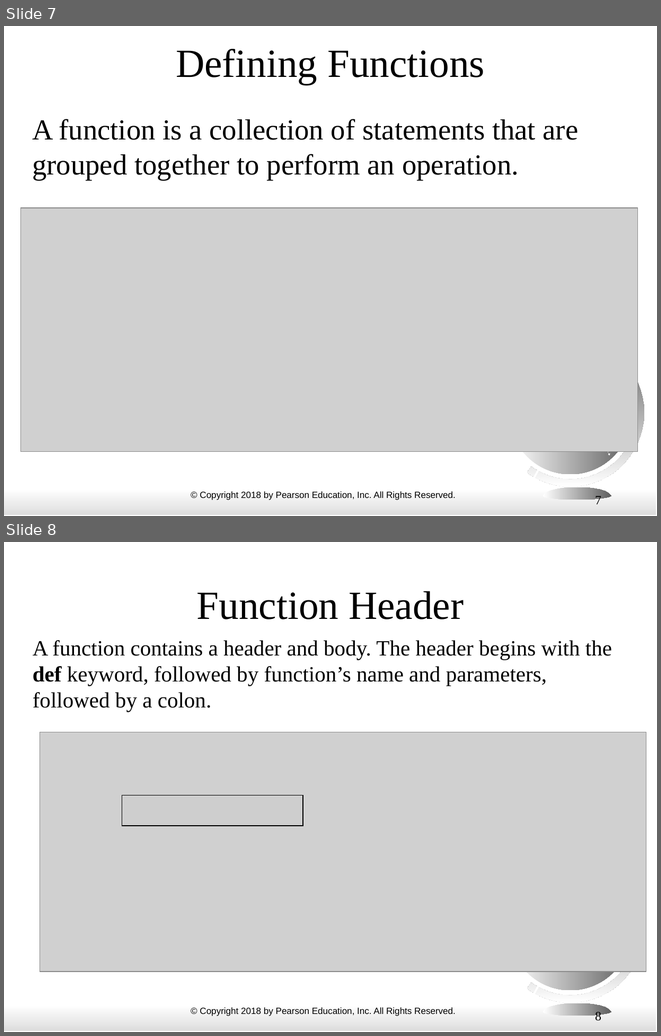
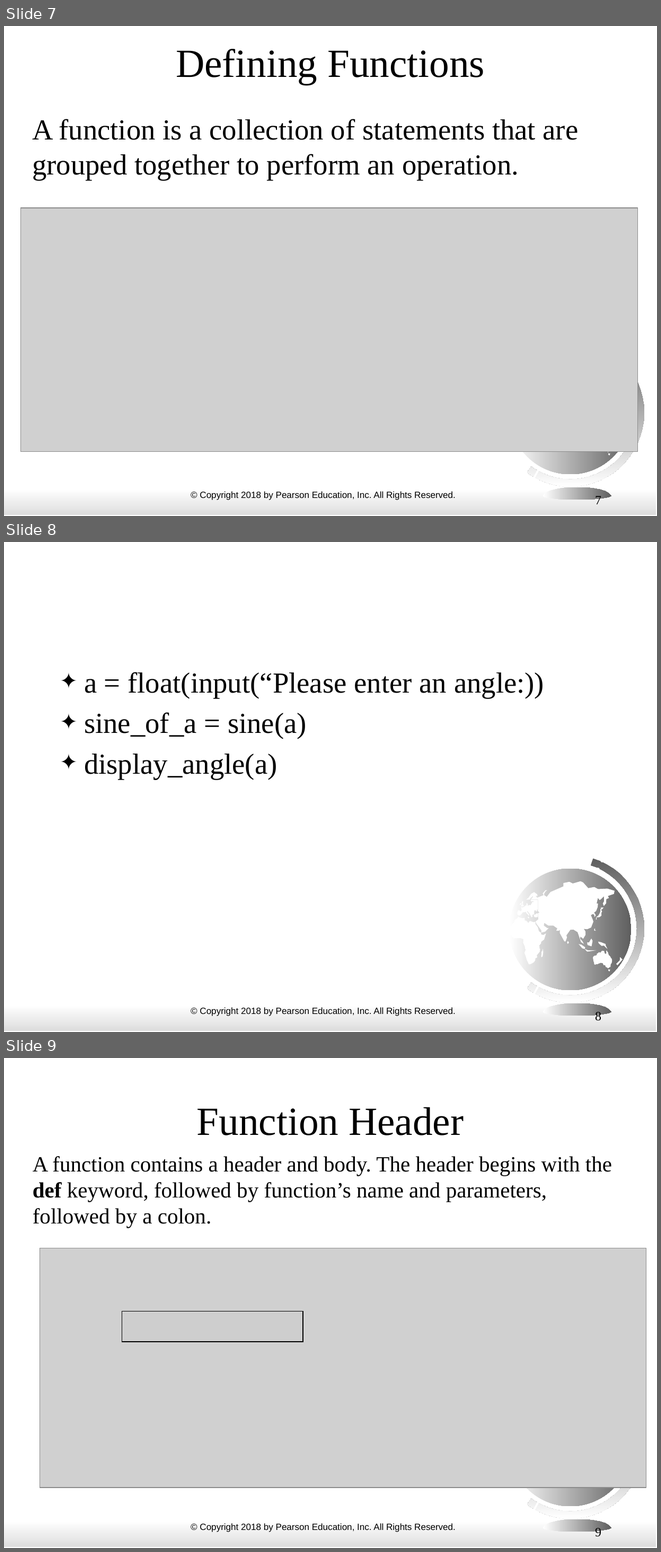
Before and after one commit to alp1991/ECE3_FALL24, a slide deck: ppt_slides/Chapter 06 Functions.pptx. Shown one above the other, each under a label of ours: slides 7 and 8 before the commit, slides 7, 8 and 9 after it. The pictures are 661x1036 and 661x1552 pixels, drawn with LibreOffice and Linux fonts; fonts in the diff are those of the drawing; grey boxes stand for pictures. Boxes give left, top, right and bottom in pixels: in the first picture for what was removed or moved away, otherwise in the second. Text is boxed around its words. In the diff, an @@ line names an element or a change of style, - is before the commit and + after.

```diff
--- a/ppt_slides/Chapter 06 Functions.pptx
+++ b/ppt_slides/Chapter 06 Functions.pptx
@@ slide 8 added at [4,542,657,1032], background #FFFFFF; not listed: 8 template elements that a slide beside it also shows @@
@@ text added at [84,672,544,779], 32 pt, text #000000 @@
+✦ a = float(input(“Please enter an angle:))
+✦ sine_of_a = sine(a)
+✦ display_angle(a)
@@ group added at [510,854,623,965]: 16 freeform shapes, 2 lines @@
@@ page number added at [595,1012,601,1023], 14 pt, text #000000 @@
+8
@@ what was slide 8 is now slide 9 @@
@@ page number at [595,1528,601,1539]: text changed @@
-8
+9
```
Also in this commit, not shown: 2 slides changed, 1 other slide added.
